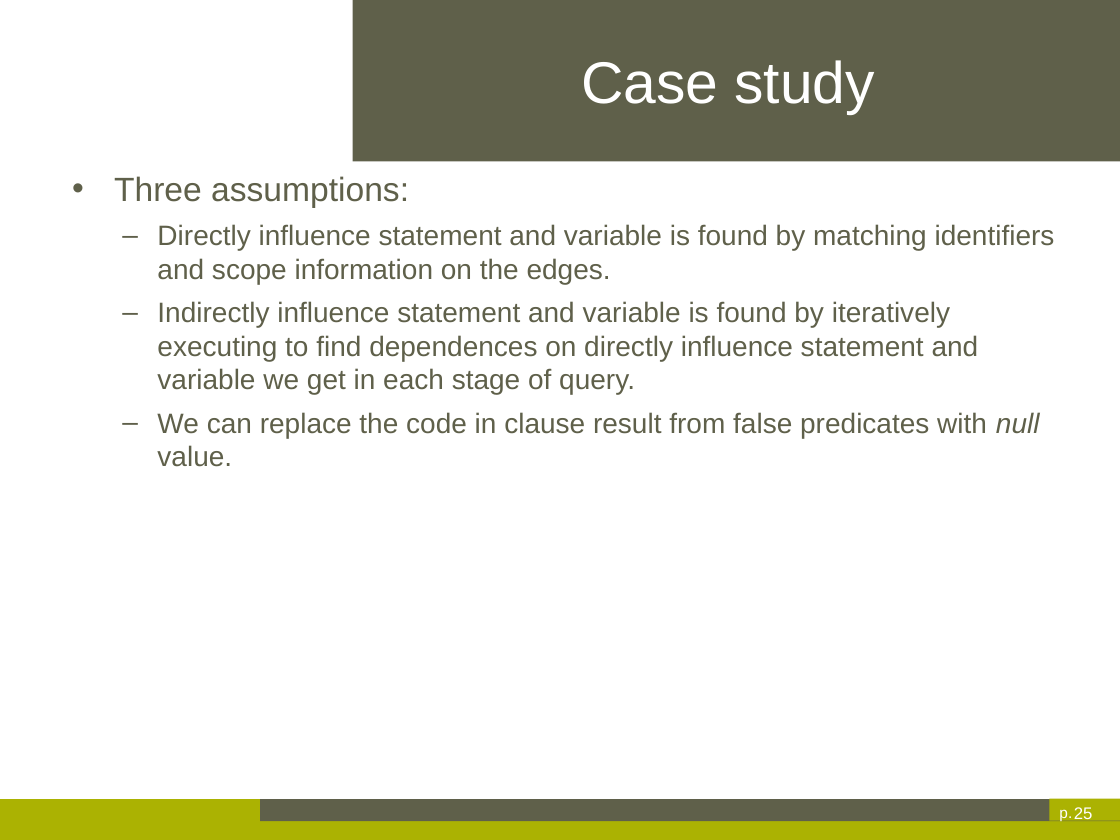
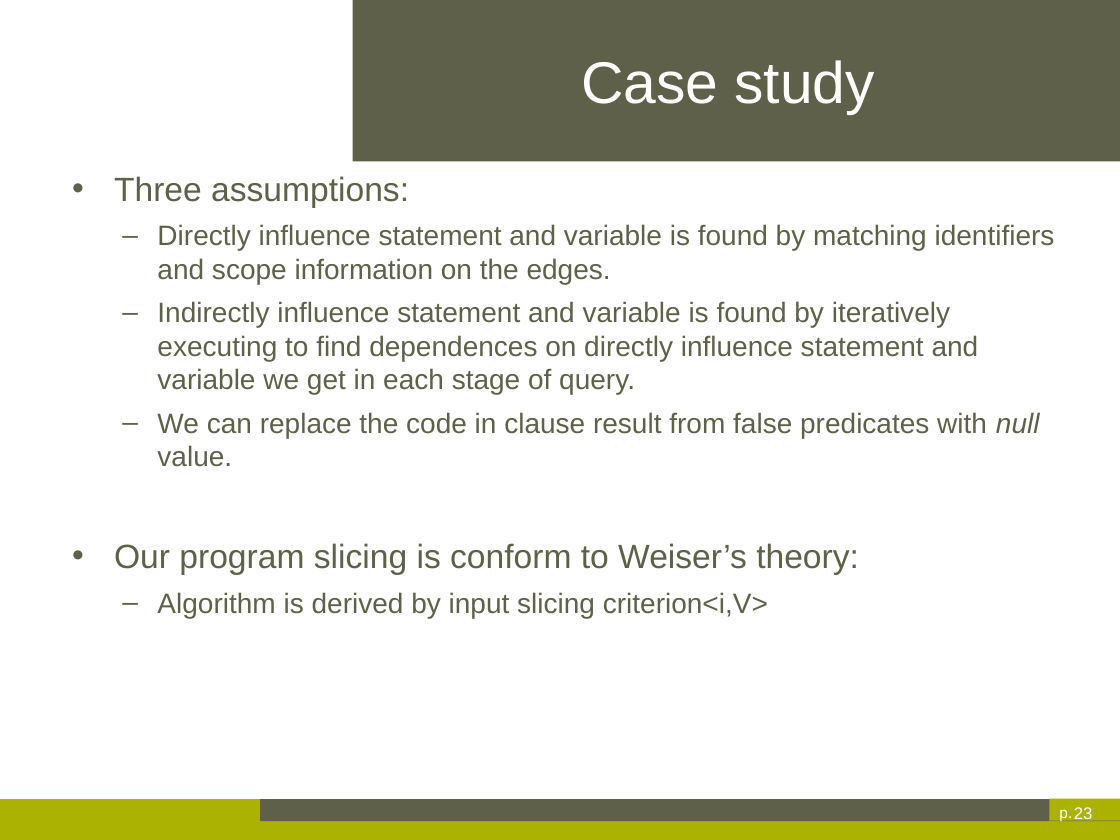
Before and after one commit to axrbao/Thesis-dessertation, a slide deck: slide 23 of Xinran AI-Thesis Presentation.pptx (slide 25 before the commit). Drawn at 1120x840 pixels with LibreOffice and Linux fonts; fonts in the diff are those of the drawing; background and template pictures are left out. Boxes give left, top, right and bottom in pixels: in the first picture for what was removed or moved away, otherwise in the second. Text is boxed around its words. In the diff, an @@ line names an element or a change of style, - is before the commit and + after.

```diff
--- a/Xinran AI-Thesis Presentation.pptx
+++ b/Xinran AI-Thesis Presentation.pptx
@@ text at (114,543,859,618): paragraphs added @@
+• Our program slicing is conform to Weiser’s theory:
+  – Algorithm is derived by input slicing criterion<i,V>
@@ page number at (1074,807,1093,819): text changed @@
-25
+23
```
Also in this commit, not shown: 16 other slides changed, 5 slides removed.
